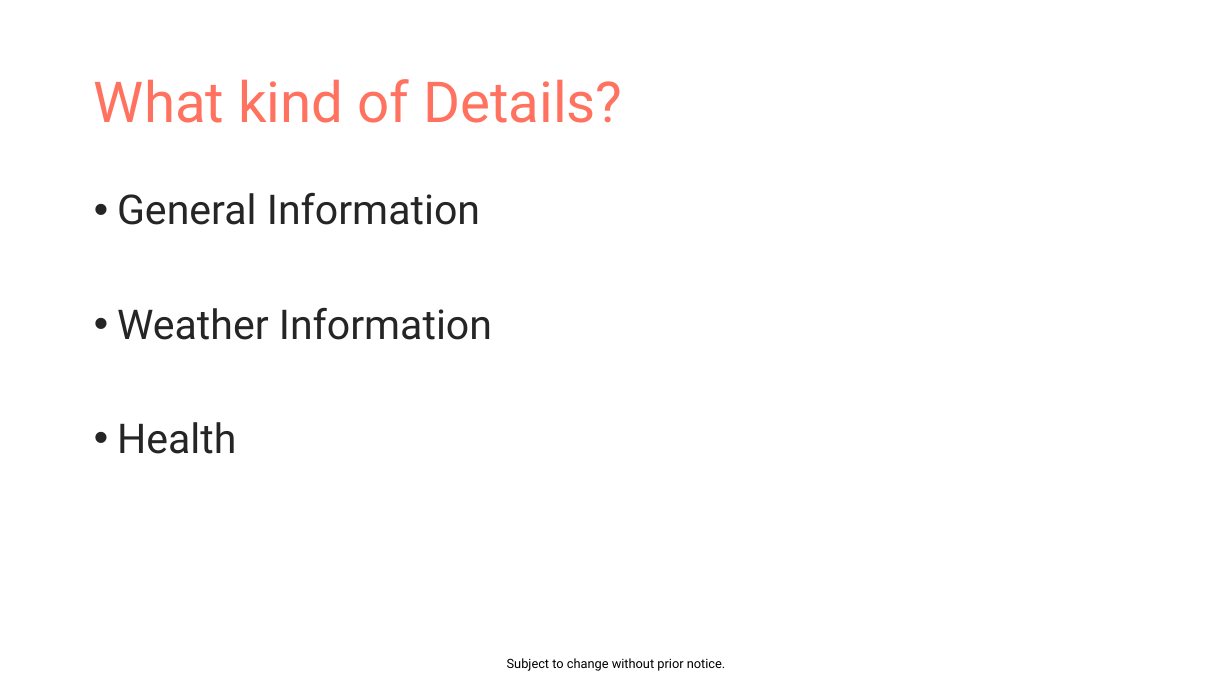
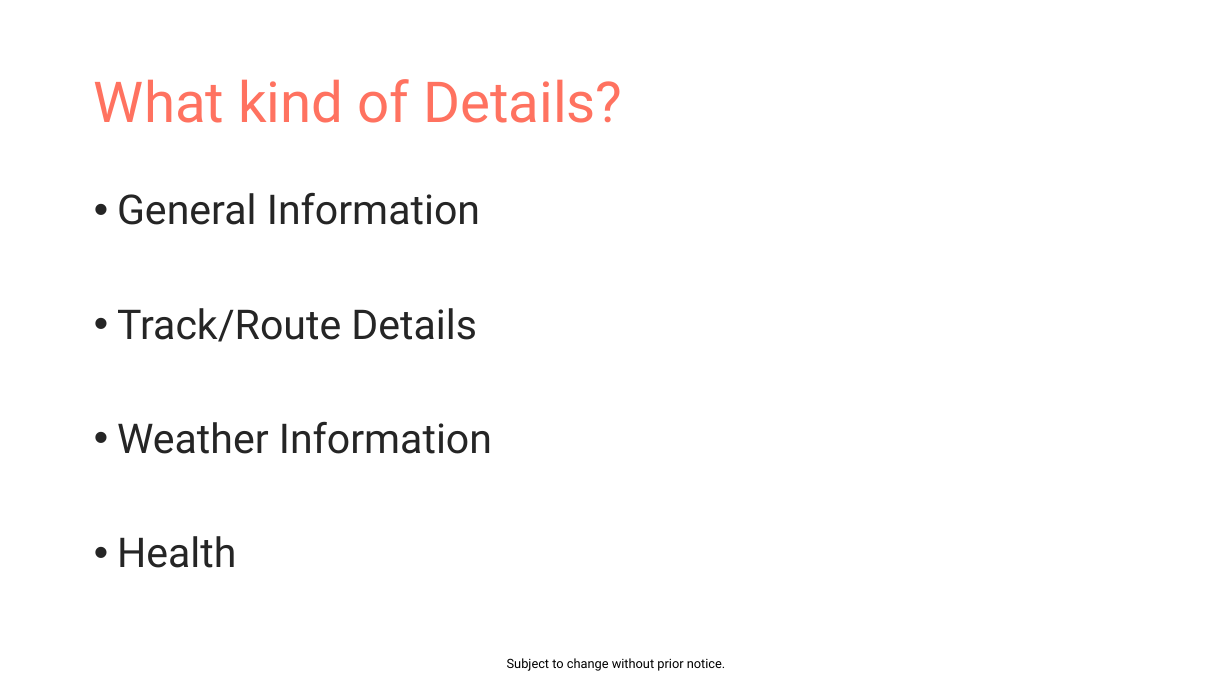
Before and after one commit to EvaJobst/MobileSports, a slide deck: slide 6 of Mountaineer.pptx (slide 7 before the commit). Drawn at 1232x693 pixels with LibreOffice and Linux fonts; fonts in the diff are those of the drawing. Boxes give left, top, right and bottom in pixels: in the first picture for what was removed or moved away, otherwise in the second. Text is boxed around its words. In the diff, an @@ line names an element or a change of style, - is before the commit and + after.

```diff
--- a/Mountaineer.pptx
+++ b/Mountaineer.pptx
@@ text at box(117, 308, 477, 342): paragraph added @@
+• Track/Route Details
```
Also in this commit, not shown: 5 other slides changed, 3 slides added, 6 slides removed.
